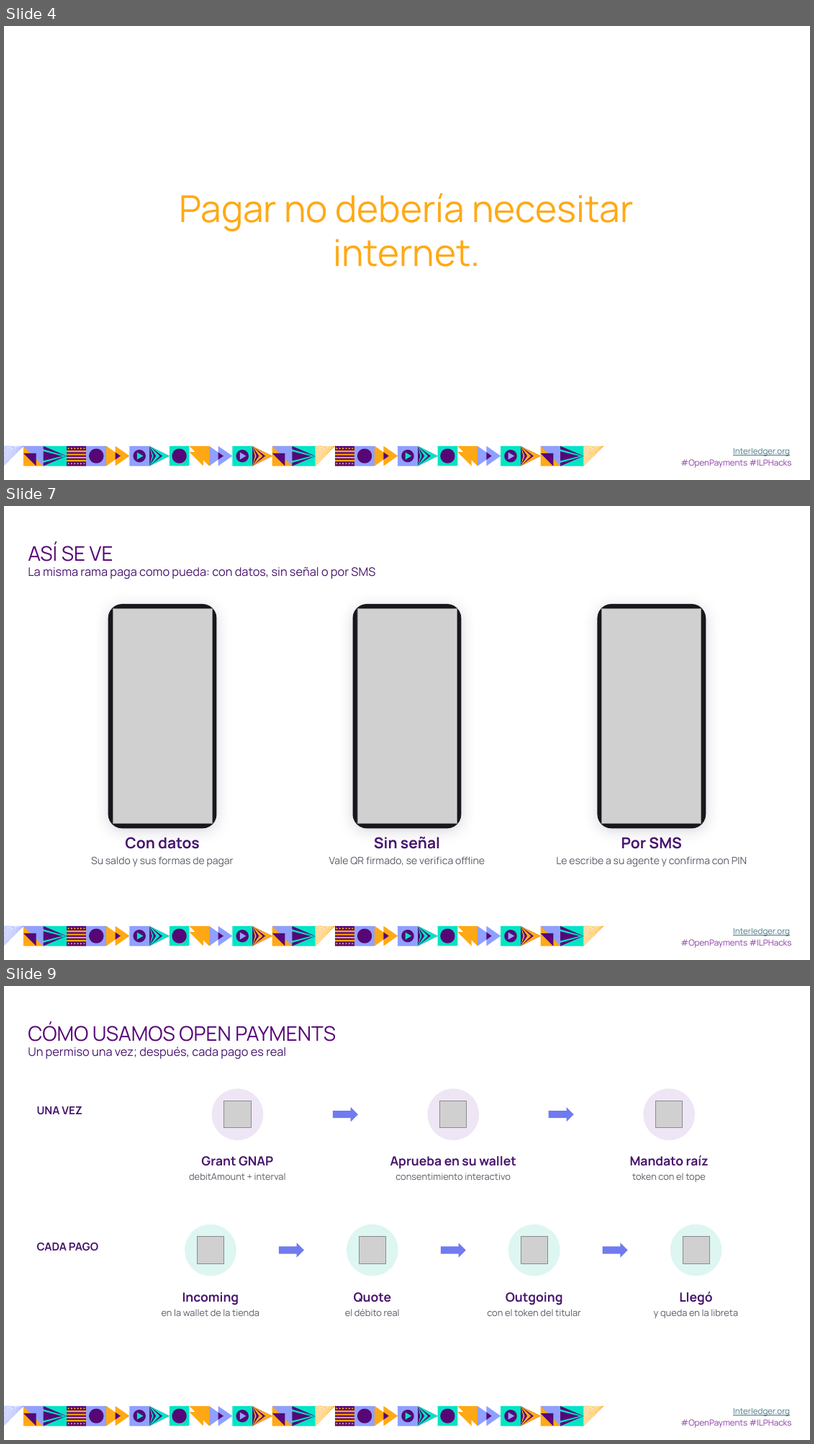
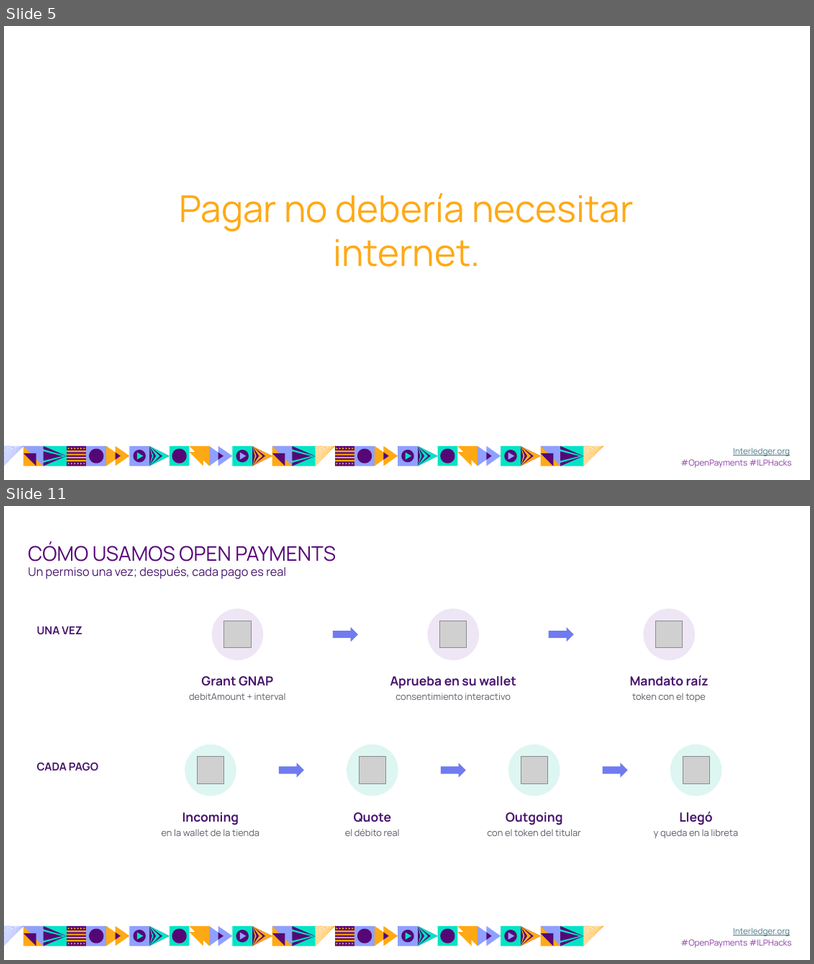
Before and after one commit to luisseoanes/paygent, a slide deck: entrega/diapositivas/paygent.pptx. Shown one above the other, each under a label of ours: slides 4, 7 and 9 before the commit, slides 5 and 11 after it; the slides between them are not shown. The pictures are 814x1444 and 814x964 pixels, drawn with LibreOffice and Linux fonts; fonts in the diff are those of the drawing; grey boxes stand for pictures; background and template pictures are left out. Boxes give left, top, right and bottom in pixels: in the first picture for what was removed or moved away, otherwise in the second. Text is boxed around its words. In the diff, an @@ line names an element or a change of style, - is before the commit and + after.

```diff
--- a/entrega/diapositivas/paygent.pptx
+++ b/entrega/diapositivas/paygent.pptx
@@ slide 7 removed at (x1=4, y1=506, x2=810, y2=960), background #FFFFFF; not listed: 63 template elements that a slide beside it also shows @@
@@ text removed at (x1=28, y1=542, x2=113, y2=561) @@
-ASÍ SE VE
@@ text removed at (x1=28, y1=567, x2=376, y2=579) @@
-La misma rama paga como pueda: con datos, sin señal o por SMS
@@ rounded rectangle removed at (x1=108, y1=604, x2=217, y2=829) @@
@@ picture removed at (x1=113, y1=609, x2=212, y2=824) @@
@@ rounded rectangle removed at (x1=353, y1=604, x2=462, y2=829) @@
@@ picture removed at (x1=358, y1=609, x2=457, y2=824) @@
@@ rounded rectangle removed at (x1=598, y1=604, x2=707, y2=829) @@
@@ picture removed at (x1=602, y1=609, x2=702, y2=824) @@
@@ text removed at (x1=91, y1=836, x2=234, y2=867) @@
-Con datos
-Su saldo y sus formas de pagar
@@ text removed at (x1=329, y1=836, x2=485, y2=865) @@
-Sin señal
-Vale QR firmado, se verifica offline
@@ text removed at (x1=556, y1=836, x2=747, y2=867) @@
-Por SMS
-Le escribe a su agente y confirma con PIN
@@ what was slide 4 is now slide 5 @@
@@ what was slide 9 is now slide 11 @@
```
Also in this commit, not shown: 3 slides changed, 5 slides added, 2 other slides removed, 1 other file.
